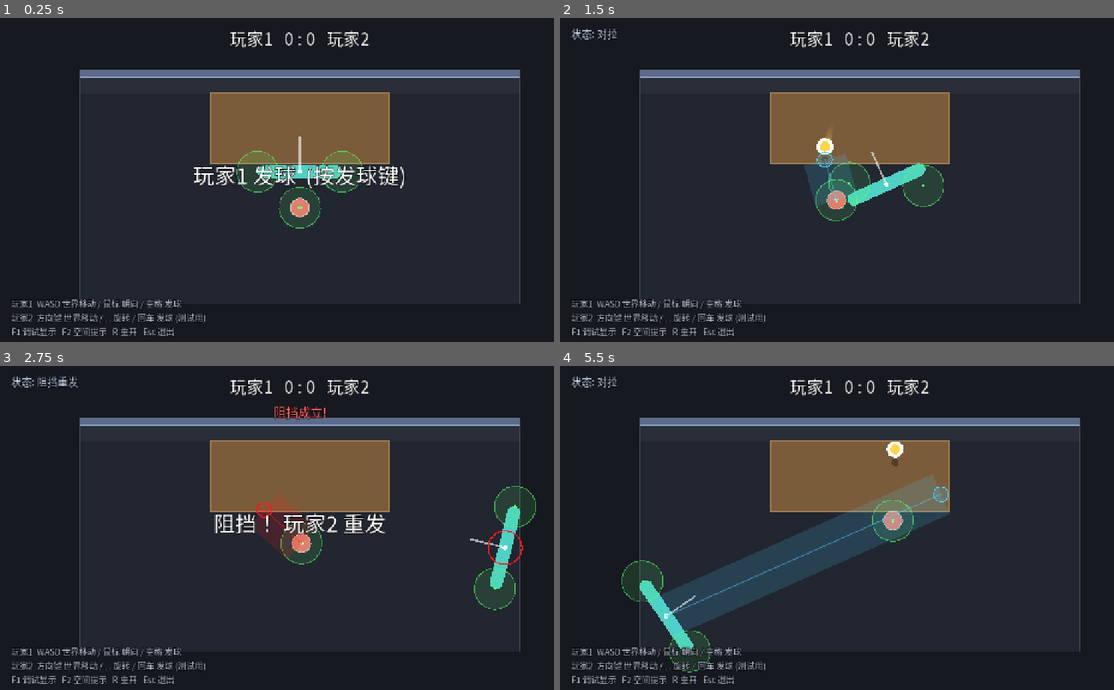
Above: before the commit, frames 1-4 (two rows, left to right).
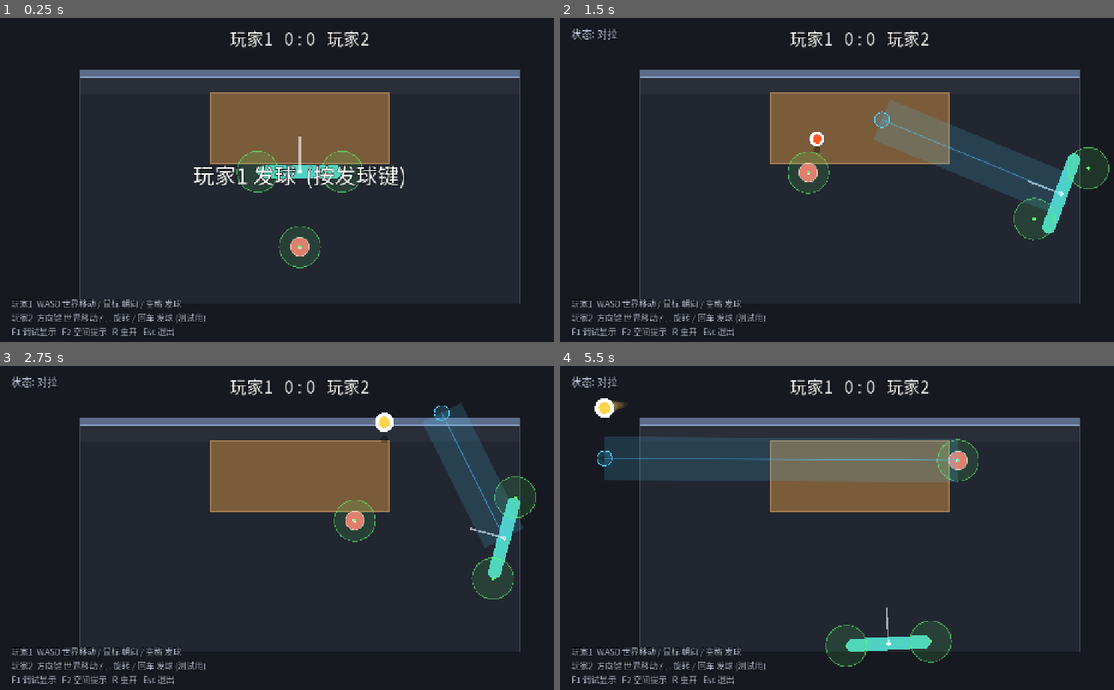
Above: after the commit, the same moments.

Repository: shuperidou/BMA-Arena
Game: Godot game, scene res://scenes/Main.tscn
The game is run twice, just before and just after one commit, with the same random seed, the same clock (stepped at 60 frames per second) and the same inputs.
Inputs (mouse positions are in pixels of both pictures, inside the frame that each line leads up to):
- Up to frame 1 (0.25 s): no input
- Up to frame 2 (1.5 s): tap Enter at 0.5, 0.6 s; move the mouse to (992, 170) at 0.52 s; hold D 0.53-1.25 s; click (992, 170) at 0.67 s; tap Space at 0.77 s; drag from (737, 202) to (831, 254) at 1.27 s
- Up to frame 3 (2.75 s): move the mouse to (360, 459) at 2.02 s; hold D from 2.03 s (still down); tap 1 at 2.1 s; click (360, 459) at 2.17 s
- Up to frame 4 (5.5 s): release D at 2.75 s; drag from (831, 602) to (681, 482) at 2.77 s; move the mouse to (1041, 586) at 3.52 s; hold A 3.53-4.25 s; tap R at 3.6 s; click (1041, 586) at 3.67 s; tap Space at 3.77 s; drag from (681, 482) to (770, 450) at 4.27 s; move the mouse to (892, 534) at 5.02 s; hold S from 5.03 s (still down); tap Enter at 5.1 s; click (892, 534) at 5.17 s

The runs differ from the first frame. In frame 1, 1.5% of the frame differs, in the area x 50-59%, y 52-78%; in frame 2, 9.7%; in frame 3, 7.1%; in frame 4, 20%, in the area x 6-76%, y 9-95%.

Commit message:
ai: auto-serve after delay (give player time to react); control: small bounded body rotation while dragging (drag_rot_*)

Diff:
--- /dev/null
+++ b/scenes/AiTest.tscn
@@ -0,0 +1,6 @@
+[gd_scene load_steps=2 format=3]
+
+[ext_resource type="Script" path="res://scripts/tools/ai_test.gd" id="1_ai"]
+
+[node name="AiTest" type="Node"]
+script = ExtResource("1_ai")
--- a/scripts/autoload/game_config.gd
+++ b/scripts/autoload/game_config.gd
@@ -39,6 +39,9 @@
 var base_face_max_angular_velocity: float = 25.0 ## rad/s (强)
 var base_face_acceleration: float = 600.0        ## rad/s^2 (快速起转)
 var player_angular_damp: float = 3.0             ## 物理角阻尼
+## 鼠标左右拖动时，身体跟随做"有限的小幅旋转"(让判定区移动看起来自然)
+var drag_rot_sensitivity: float = 0.0016         ## 每像素 -> 弧度
+var drag_rot_max: float = 0.25                   ## 最大角度 (弧度, ~14°)
 
 # 玩家2 键盘临时方案专用
 var max_angular_velocity: float = 80.0   ## rad/s 最大角速度
@@ -128,6 +131,8 @@
 var point_pause: float = 1.6
 var interference_pause: float = 1.8
 var hit_cooldown: float = 0.15
+## AI 自动发球前的等待时间 (给玩家反应时间)
+var ai_serve_delay: float = 1.5
 
 # ============================================================
 #  阻挡判定 (全部临时阈值) [TEMP]
--- a/scripts/match/match.gd
+++ b/scripts/match/match.gd
@@ -24,6 +24,7 @@
 var solo_mode: bool = false  ## 调试：玩家2 消失，玩家1 自己发球自己接
 
 var _timer: float = 0.0
+var _serve_timer: float = 0.0
 var _serve_latch: bool = false
 var _interference_fired: bool = false
 var _match_over_pending: bool = false
@@ -64,7 +65,7 @@
 	_update_block()
 	match state:
 		GameTypes.MatchState.SERVE:
-			_tick_serve()
+			_tick_serve(dt)
 		GameTypes.MatchState.RALLY:
 			pass
 		GameTypes.MatchState.POINT_PAUSE, GameTypes.MatchState.INTERFERENCE:
@@ -82,6 +83,7 @@
 	state = GameTypes.MatchState.SERVE
 	_interference_fired = false
 	_serve_latch = _server_serve_pressed(players[server_index - 1])
+	_serve_timer = GameConfig.ai_serve_delay
 	last_hitter = null
 	expected_receiver = _other(players[server_index - 1])
 	_reset_positions()
@@ -103,8 +105,14 @@
 func _server_serve_pressed(p: PlayerController) -> bool:
 	return p.input_scheme != null and p.input_scheme.serve_pressed()
 
-func _tick_serve() -> void:
+func _tick_serve(dt: float) -> void:
 	var server: PlayerController = players[server_index - 1]
+	if server is AiPlayer:
+		# AI 自动发球：等一小段(给玩家反应时间)后发出
+		_serve_timer -= dt
+		if _serve_timer <= 0.0:
+			_do_serve(server)
+		return
 	var pressed: bool = _server_serve_pressed(server)
 	if pressed and not _serve_latch:
 		_serve_latch = true
--- a/scripts/player/ai_player.gd
+++ b/scripts/player/ai_player.gd
@@ -46,7 +46,7 @@
 
 func _target_point() -> Vector2:
 	if ball == null or ball.state != GameTypes.BallState.LIVE:
-		return _home
+		return global_position  # 球不在场(发球/死球): 原地待命
 	var pred: Dictionary = ball.predict_catchable()
 	if pred.found:
 		return pred.point
--- a/scripts/player/player_controller.gd
+++ b/scripts/player/player_controller.gd
@@ -121,6 +121,11 @@
 	# 强回正：快速转向"面向桌中心" (仍是物理刚体，撞歪会被物理短暂影响后拉回)
 	if GameConfig.base_face_enabled:
 		var base: float = (GameConfig.table_center - state.transform.origin).angle()
+		# 鼠标左右拖动时，身体跟随做"有限的小幅旋转"，让判定区移动更自然
+		if input_scheme.is_dragging():
+			var dx: float = input_scheme.mouse_drag_screen_x(self)
+			base += clampf(dx * GameConfig.drag_rot_sensitivity,
+				-GameConfig.drag_rot_max, GameConfig.drag_rot_max)
 		var err: float = wrapf(base - state.transform.get_rotation(), -PI, PI)
 		var desired_w: float = clampf(err * GameConfig.base_face_response,
 			-GameConfig.base_face_max_angular_velocity, GameConfig.base_face_max_angular_velocity)
--- /dev/null
+++ b/scripts/tools/ai_test.gd
@@ -0,0 +1,30 @@
+extends Node
+## AI 自动发球冒烟测试。
+## 运行: godot --headless --path <project> res://scenes/AiTest.tscn
+
+var main_node: Node
+var match_ref: Match
+var ball: Ball
+var events: Array[String] = []
+var t: float = 0.0
+
+func _ready() -> void:
+	main_node = preload("res://scenes/Main.tscn").instantiate()
+	add_child(main_node)
+	await get_tree().process_frame
+	match_ref = main_node.match_ref
+	ball = main_node.ball
+	ball.table_bounced.connect(func(i: int) -> void: events.append("T%d" % i))
+	ball.wall_bounced.connect(func() -> void: events.append("W"))
+	# 强制 AI(玩家2) 发球
+	match_ref.server_index = 2
+	match_ref._begin_serve()
+
+func _physics_process(delta: float) -> void:
+	t += delta
+	if match_ref == null:
+		return
+	if t > 3.0:
+		var served: bool = events.size() > 0 or ball.state != GameTypes.BallState.HELD
+		print("AI SERVE served=", served, " events=", events, " state=", match_ref.state)
+		get_tree().quit()
--- a/scripts/tools/control_test.gd
+++ b/scripts/tools/control_test.gd
@@ -113,19 +113,23 @@
 	_check("T3d zones opposite", a_delta.is_equal_approx(off) and b_delta.is_equal_approx(-off),
 		"A=%s B=%s off=%s" % [str(a_delta.round()), str(b_delta.round()), str(off.round())])
 
-	# T4: 强回正到"面向桌中心"，且与鼠标拖动无关
+	# T4: 强回正到"面向桌中心"
 	GameConfig.base_face_enabled = true
 	var base_angle: float = (GameConfig.table_center - Vector2(0, 120)).angle()
-	var results: Array = []
-	for dragv in [Vector2(200.0, 50.0), Vector2(-200.0, -50.0)]:
-		_place(Vector2(0, 120), 0.7)
-		_set_drag(true, dragv)
-		await _frames(60)
-		results.append(p1.rotation)
-	var t4a: bool = absf(wrapf(results[0] - base_angle, -PI, PI)) < 0.12
-	var t4b: bool = absf(wrapf(results[0] - results[1], -PI, PI)) < 0.12
-	_check("T4a recenters to table center", t4a, "rot=%.3f base=%.3f" % [results[0], base_angle])
-	_check("T4b recenter independent of mouse", t4b, "A=%.3f B=%.3f" % [results[0], results[1]])
+	# T4a: 不拖动 -> 回到 base
+	_place(Vector2(0, 120), 0.7)
+	_set_drag(false, Vector2.ZERO)
+	await _frames(60)
+	_check("T4a recenters to base (no drag)",
+		absf(wrapf(p1.rotation - base_angle, -PI, PI)) < 0.12, "rot=%.3f base=%.3f" % [p1.rotation, base_angle])
+	# T4b: 拖动 -> 有限的小幅旋转 (不超过 drag_rot_max)
+	_place(Vector2(0, 120), 0.7)
+	_set_drag(true, Vector2(200.0, 0.0))
+	await _frames(60)
+	var off4: float = absf(wrapf(p1.rotation - base_angle, -PI, PI))
+	_check("T4b drag gives small bounded rotation",
+		off4 <= GameConfig.drag_rot_max + 0.12 and off4 > 0.02,
+		"off=%.2f max=%.2f" % [off4, GameConfig.drag_rot_max])
 
 	# T4c: 回正很快 (撞歪 2.27rad，1 秒内回到基准)
 	_place(Vector2(0, 120), 0.7)
Not shown, added: scripts/tools/ai_test.gd.uid
